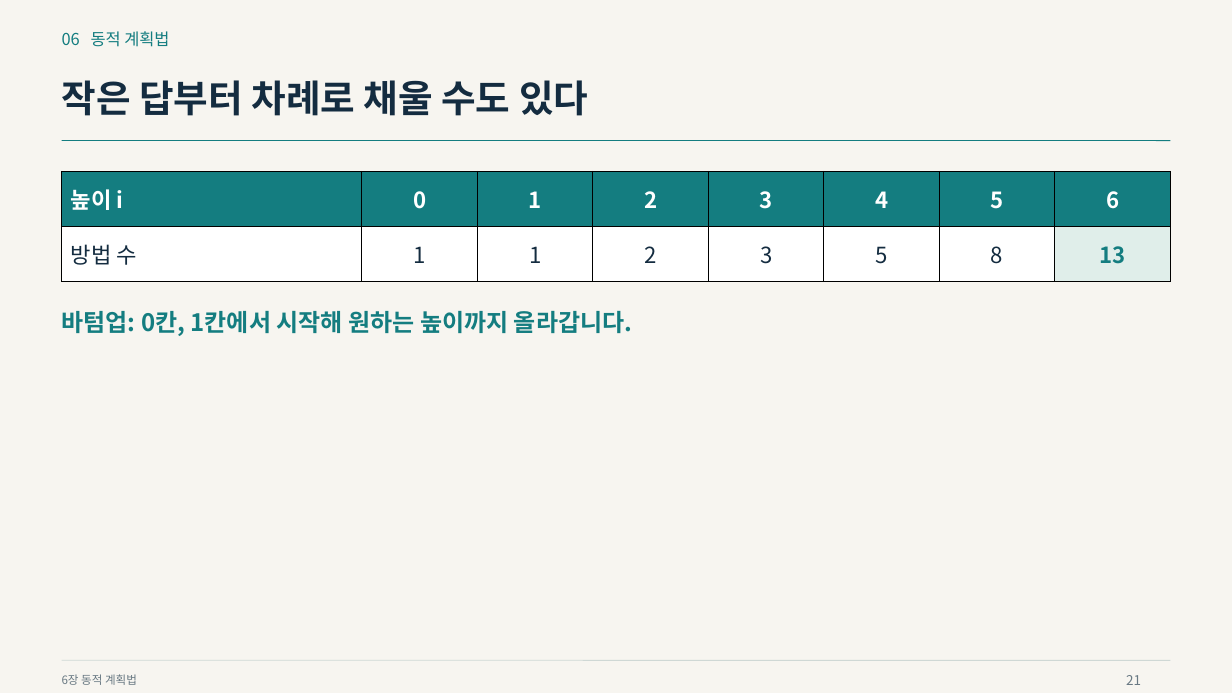
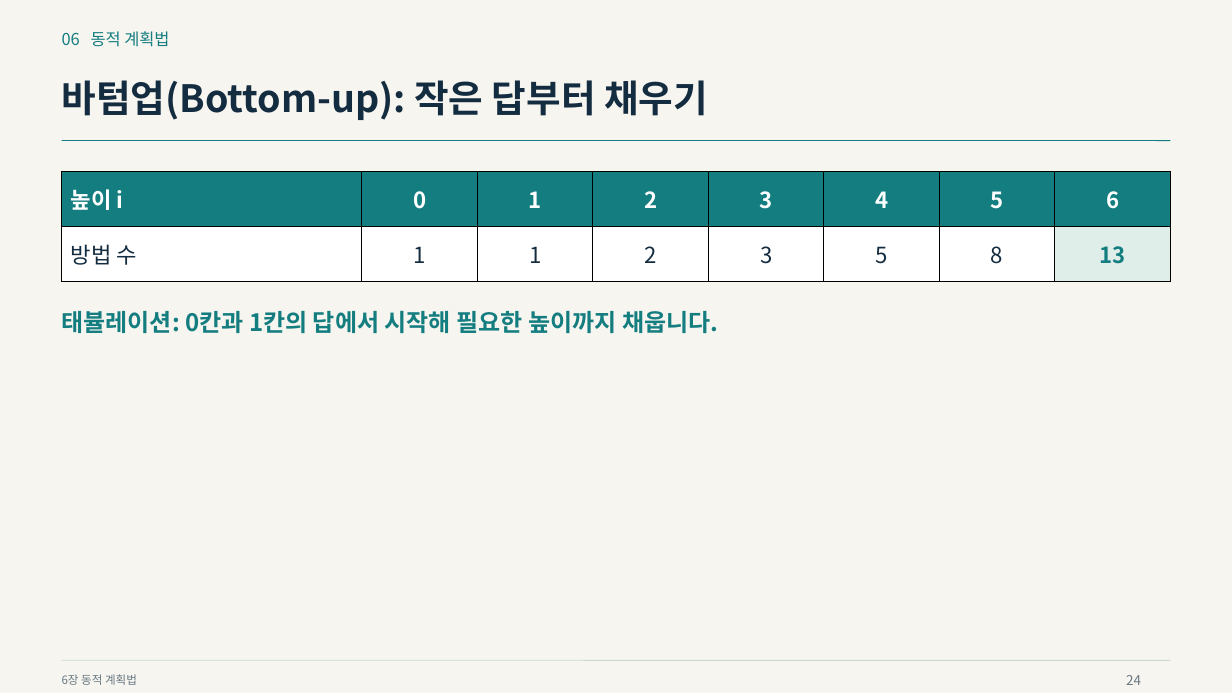
Before and after one commit to Sangdon-Park/Sangdon-Park.github.io, a slide deck: slide 24 of data/알고리즘/6장_동적_계획법.pptx (slide 21 before the commit). Drawn at 1232x693 pixels with LibreOffice and Linux fonts; fonts in the diff are those of the drawing. Boxes give left, top, right and bottom in pixels: in the first picture for what was removed or moved away, otherwise in the second. Text is boxed around its words. In the diff, an @@ line names an element or a change of style, - is before the commit and + after.

Commit message:
docs: explain top-down and bottom-up execution in chapter 6

```diff
--- a/data/알고리즘/6장_동적_계획법.pptx
+++ b/data/알고리즘/6장_동적_계획법.pptx
@@ text at bbox=[62, 80, 708, 120]: text changed @@
-작은 답부터 차례로 채울 수도 있다
+바텀업(Bottom-up): 작은 답부터 채우기
@@ text at bbox=[62, 311, 718, 333]: text changed @@
-바텀업: 0칸, 1칸에서 시작해 원하는 높이까지 올라갑니다.
+태뷸레이션: 0칸과 1칸의 답에서 시작해 필요한 높이까지 채웁니다.
@@ text at bbox=[1126, 675, 1141, 685]: text changed @@
-21
+24
```
Also in this commit, not shown: 43 other slides changed, 6 slides added, 9 other files.
